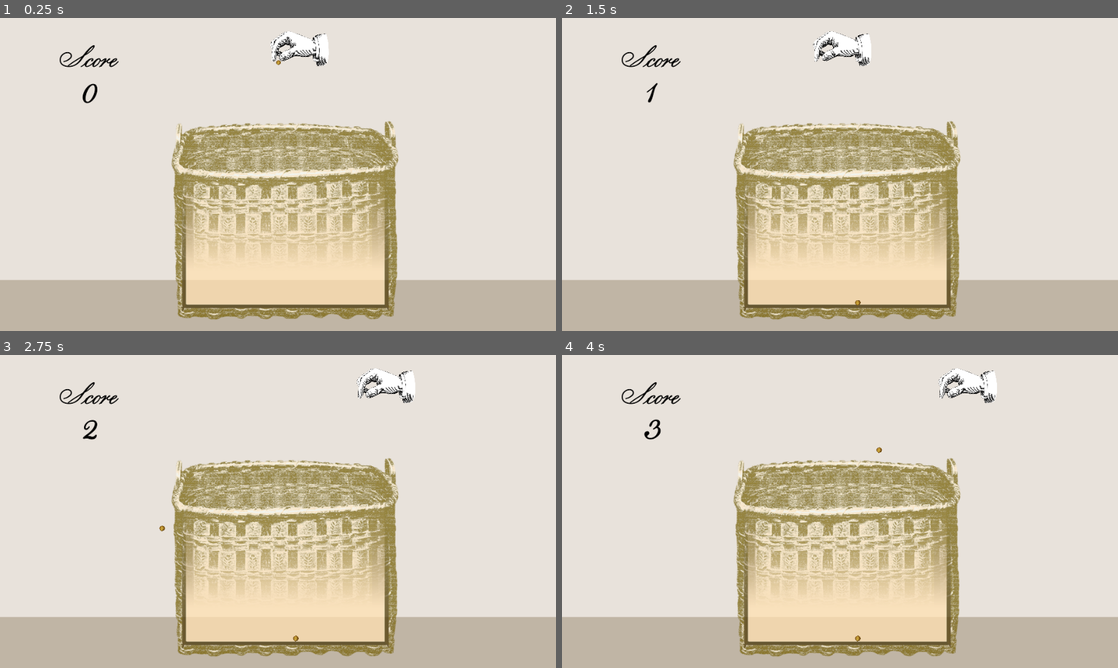
Above: before the commit, frames 1-4 (two rows, left to right).
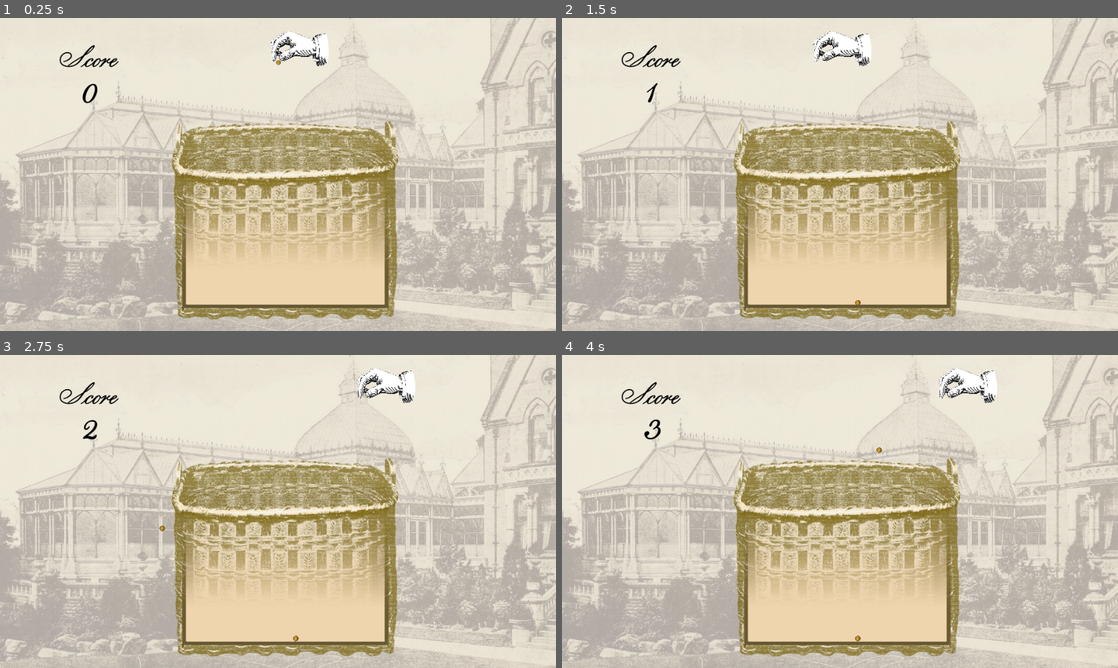
Above: after the commit, the same moments.

Repository: ClebMartin/GMTKGameJam2025
Game: Godot game, scene res://scenes/game.tscn
The game is run twice, just before and just after one commit, with the same random seed, the same clock (stepped at 60 frames per second) and the same inputs.
Inputs (mouse positions are in pixels of both pictures, inside the frame that each line leads up to):
- Up to frame 1 (0.25 s): no input
- Up to frame 2 (1.5 s): tap Enter at 0.5 s; move the mouse to (962, 158) at 0.52 s; hold Right (right) 0.53-1.28 s; hold Space (drop) 0.53-1.28 s; move the mouse to (728, 190) at 1.27 s; hold Left (left) from 1.28 s (still down); tap Space (drop) at 1.35 s
- Up to frame 3 (2.75 s): move the mouse to (333, 442) at 2.02 s; release Left (left) at 2.03 s; hold Right (right) from 2.03 s (still down); hold Space (drop) from 2.03 s (still down)
- Up to frame 4 (4 s): move the mouse to (812, 574) at 2.77 s; release Space (drop) at 2.78 s; tap Space (drop) at 2.85 s; move the mouse to (1006, 558) at 3.52 s; release Right (right) at 3.53 s; hold Left (left) from 3.53 s (still down); hold Space (drop) from 3.53 s (still down)

The runs differ from the first frame. In frame 1, 25% of the frame differs, in the area x 0-100%, y 0-100%; in frame 2, 25%; in frame 3, 25%; in frame 4, 25%.

Commit message:
added remaining art assets and particles

Diff:
--- a/gmtk-game-jam-2025/scenes/game.tscn
+++ b/gmtk-game-jam-2025/scenes/game.tscn
@@ -1,6 +1,7 @@
-[gd_scene load_steps=9 format=3 uid="uid://bpbhwm5mdm2e0"]
+[gd_scene load_steps=11 format=3 uid="uid://bpbhwm5mdm2e0"]
 
 [ext_resource type="Script" uid="uid://dg0mexjv5h77a" path="res://scripts/game.gd" id="1_lbhrr"]
+[ext_resource type="Texture2D" uid="uid://8r2yi3u3yop4" path="res://assets/sprites/background.jpg" id="2_0tnpc"]
 [ext_resource type="Texture2D" uid="uid://doub3qmseie61" path="res://assets/sprites/basket@0.33x.png" id="2_gee14"]
 [ext_resource type="Texture2D" uid="uid://clbrep7hsqkjj" path="res://assets/sprites/texturePaper.jpg" id="2_iywne"]
 [ext_resource type="PackedScene" uid="uid://igw3ym3x2ynf" path="res://scenes/basket.tscn" id="2_yqjtg"]
@@ -8,6 +9,7 @@
 [ext_resource type="FontFile" uid="uid://bylebo6njjpq" path="res://assets/fonts/OldScientificIllustration.ttf" id="4_lbhrr"]
 [ext_resource type="PackedScene" uid="uid://c2qa0oan4fjgc" path="res://scenes/utils/BackgroundMusic.tscn" id="5_iywne"]
 [ext_resource type="PackedScene" uid="uid://kspneow8828p" path="res://scenes/utils/BackgroundSounds.tscn" id="6_p57ef"]
+[ext_resource type="Texture2D" uid="uid://ba8ejg10vkj6" path="res://assets/sprites/basketFront@0.33x.png" id="6_vtaks"]
 
 [node name="Main" type="Node2D"]
 script = ExtResource("1_lbhrr")
@@ -17,10 +19,17 @@
 offset_bottom = 543.0
 color = Color(0.909217, 0.88742, 0.860602, 1)
 
-[node name="Ink" type="ColorRect" parent="."]
-offset_top = 454.0
-offset_right = 960.0
-offset_bottom = 542.0
+[node name="Background" type="Sprite2D" parent="."]
+self_modulate = Color(1, 1, 1, 0.25098)
+position = Vector2(458.949, 229)
+scale = Vector2(0.722437, 0.722437)
+texture = ExtResource("2_0tnpc")
+
+[node name="behindBasket" type="ColorRect" parent="."]
+offset_left = 315.0
+offset_top = 229.0
+offset_right = 669.0
+offset_bottom = 502.0
 color = Color(0.754425, 0.70996, 0.64893, 1)
 
 [node name="Basket_Sprite" type="Sprite2D" parent="."]
@@ -28,6 +37,13 @@
 position = Vector2(492, 352.5)
 scale = Vector2(0.868817, 0.743158)
 texture = ExtResource("2_gee14")
+
+[node name="frontOfBasket" type="Sprite2D" parent="."]
+self_modulate = Color(1, 1, 1, 0.745098)
+top_level = true
+position = Vector2(492, 352.5)
+scale = Vector2(0.868817, 0.743158)
+texture = ExtResource("6_vtaks")
 
 [node name="Basket" parent="." instance=ExtResource("2_yqjtg")]
 position = Vector2(492, 498)
--- a/gmtk-game-jam-2025/scenes/utils/mergeParticle.tscn
+++ b/gmtk-game-jam-2025/scenes/utils/mergeParticle.tscn
@@ -1,20 +1,25 @@
-[gd_scene load_steps=3 format=3 uid="uid://bmenhfckgt8wk"]
+[gd_scene load_steps=4 format=3 uid="uid://bmenhfckgt8wk"]
 
 [ext_resource type="Texture2D" uid="uid://bpawxcvvse6mh" path="res://assets/sprites/leaf_botannical.png" id="1_6sccf"]
 [ext_resource type="Script" uid="uid://vf1p2pl3dn6u" path="res://scripts/merge_particle.gd" id="2_t8t78"]
 
+[sub_resource type="Gradient" id="Gradient_t8t78"]
+colors = PackedColorArray(1, 1, 1, 1, 1, 1, 1, 0)
+
 [node name="mergeParticle" type="CPUParticles2D"]
 texture = ExtResource("1_6sccf")
-lifetime = 0.46
-explosiveness = 0.59
-randomness = 0.24
+lifetime = 0.58
+explosiveness = 0.73
+randomness = 0.18
 spread = 180.0
 gravity = Vector2(0, 0)
 initial_velocity_min = 240.26
 initial_velocity_max = 275.98
+angular_velocity_max = 51.43
 radial_accel_max = 48.7
 angle_min = -350.6
 angle_max = 280.5
 scale_amount_min = 0.0
 scale_amount_max = 0.25
+color_ramp = SubResource("Gradient_t8t78")
 script = ExtResource("2_t8t78")
Binary file added: gmtk-game-jam-2025/assets/sprites/background.jpg
Not shown, added: gmtk-game-jam-2025/assets/sprites/background.jpg.import
Binary file added: gmtk-game-jam-2025/assets/sprites/basketFront@0.33x.png
Not shown, added: gmtk-game-jam-2025/assets/sprites/basketFront@0.33x.png.import
Binary file changed: gmtk-game-jam-2025/assets/sprites/bluebonnet.png
